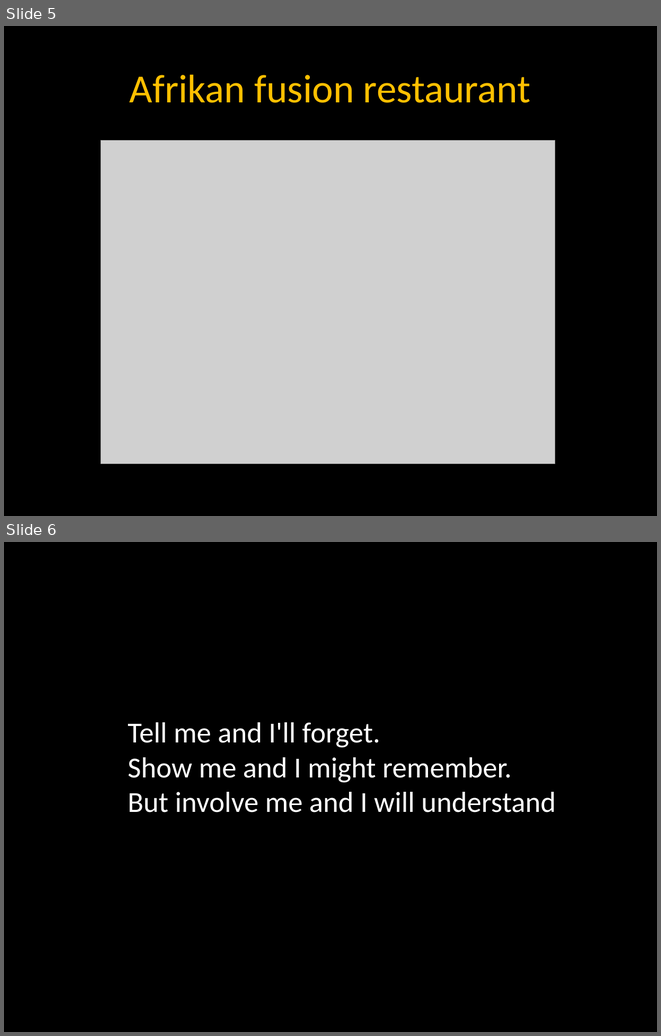
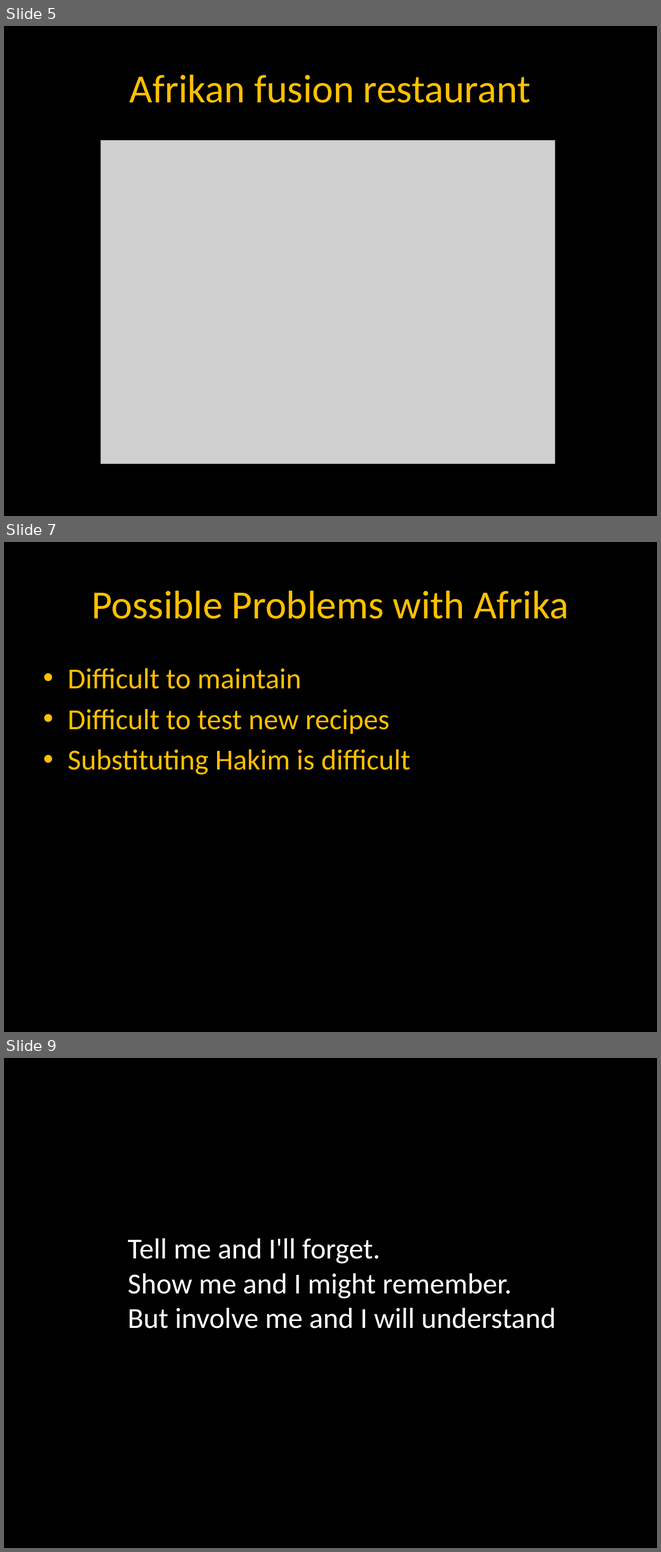
Before and after one commit to lynnUg/Duckmaze, a slide deck: CodePresentation.pptx. Shown one above the other, each under a label of ours: slides 5 and 6 before the commit, slides 5, 7 and 9 after it; the slides between them are not shown. The pictures are 661x1036 and 661x1552 pixels, drawn with LibreOffice and Linux fonts; fonts in the diff are those of the drawing; grey boxes stand for pictures. Boxes give left, top, right and bottom in pixels: in the first picture for what was removed or moved away, otherwise in the second. Text is boxed around its words. In the diff, an @@ line names an element or a change of style, - is before the commit and + after.

```diff
--- a/CodePresentation.pptx
+++ b/CodePresentation.pptx
@@ slide 7 added at <box>4,542,657,1032</box>, background #000000 @@
@@ title added at <box>91,590,568,619</box>, 44 pt, text #FFC000 @@
+Possible Problems with Afrika
@@ text added at <box>68,668,411,775</box>, 32 pt, text #FFC000 @@
+• Difficult to maintain
+• Difficult to test new recipes
+• Substituting Hakim is difficult
@@ what was slide 6 is now slide 9 @@
```
Also in this commit, not shown: 3 other slides added.
